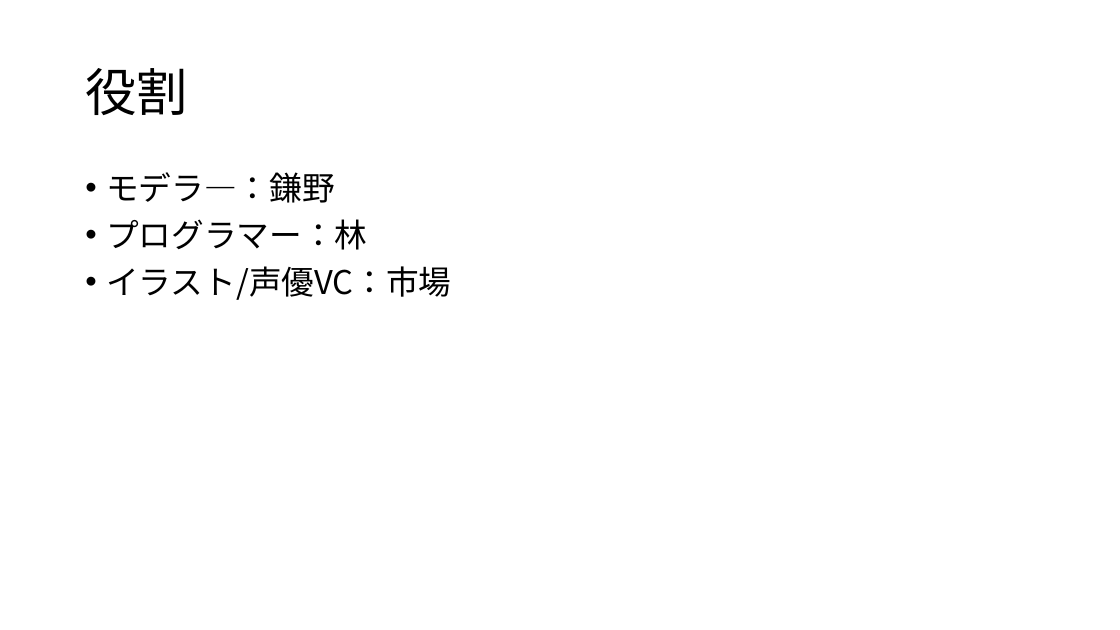
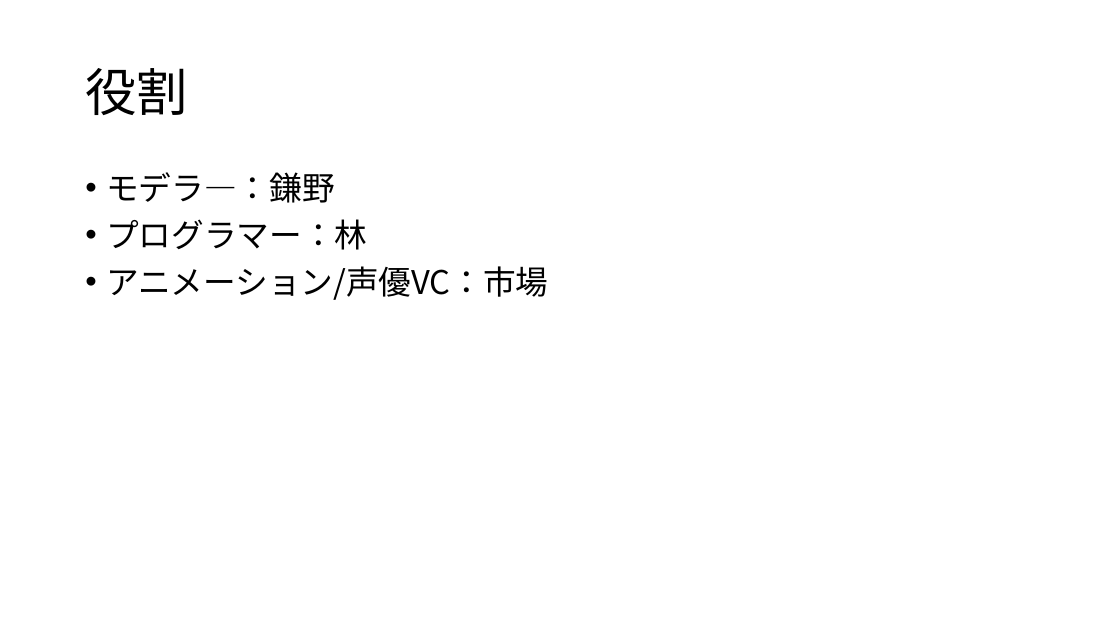
Before and after one commit to chogeru/ARCat, a slide deck: slide 5 of 猫と僕たち.pptx (slide 4 before the commit). Drawn at 1120x630 pixels with LibreOffice and Linux fonts; fonts in the diff are those of the drawing. Boxes give left, top, right and bottom in pixels: in the first picture for what was removed or moved away, otherwise in the second. Text is boxed around its words. In the diff, an @@ line names an element or a change of style, - is before the commit and + after.

```diff
--- a/猫と僕たち.pptx
+++ b/猫と僕たち.pptx
@@ text at (x1=106, y1=266, x2=548, y2=300): text changed @@
-• イラスト/声優VC：市場
+• アニメーション/声優VC：市場
```
Also in this commit, not shown: 2 other slides changed, 1 slide added.
